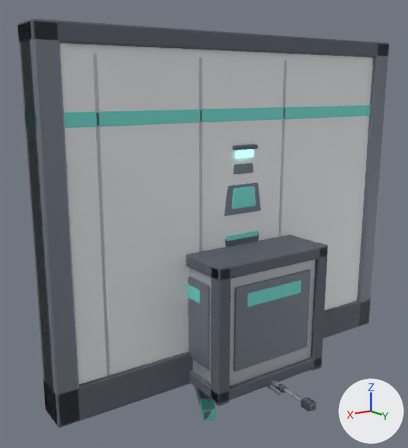
The Blender file assets/blender/assets_v2.blend as it was, and as the next commit left it.
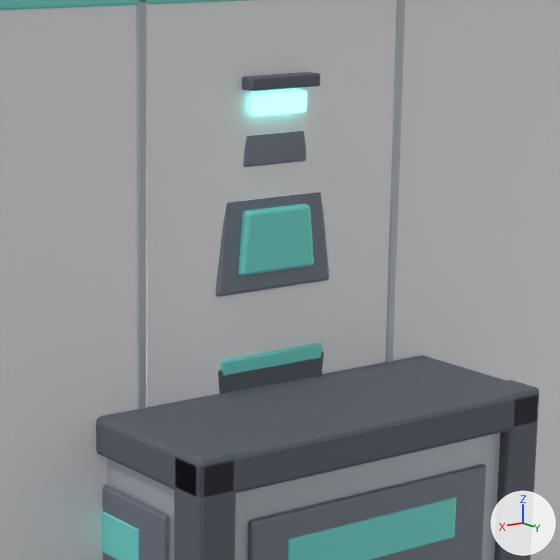
The first picture shows the older version from a 50 mm camera at (2.55, 3.33, 2.13) aimed at (0.21, -0.1, 1.14). The close-ups show the older and then the newer version on the part from 38% to 82% of the width and 27% to 67% of the height of that picture. Only the edits that show in the close-ups are written down. The lights are fixed; the arrows at lower right show +X, +Y and +Z.

The older version as bpy lines, for what is in view:
```python
me_cube_147 = bpy.data.meshes.new('Cube.147')
me_cube_147.from_pydata(...)  # 952 vertices, 918 faces; spans x -0.5..0.5, y -0.5..0.5, z -0.5..0.505
# faces by material slot: [54, 270, 378, 216]
me_cube_147.materials.append(mat_v2_light)  # light grey #cbd1d7
me_cube_147.materials.append(mat_v2_body)  # grey #838a96
me_cube_147.materials.append(mat_v2_dark)  # grey #676d77
me_cube_147.materials.append(mat_v2_teal)  # cyan #7ce4db
me_cube_164 = bpy.data.meshes.new('Cube.164')
me_cube_164.from_pydata(...)  # 504 vertices, 486 faces; spans x -1.5..1.5, y -0.13..0.13, z -1.25..1.25
# faces by material slot: [54, 108, 162, 54, 108]
me_cube_164.materials.append(mat_v2_white)  # white #eff1f4
me_cube_164.materials.append(mat_v2_dark)  # grey #676d77
me_cube_164.materials.append(mat_v2_light)  # light grey #cbd1d7
me_cube_164.materials.append(mat_v2_teal)  # cyan #7ce4db
me_cube_164.materials.append(mat_v2_body)  # grey #838a96
me_cube_188 = bpy.data.meshes.new('Cube.188')
me_cube_188.from_pydata(...)  # 1736 vertices, 1674 faces; spans x -0.31..0.31, y -0.16..0.19, z -0.97..0.77
# faces by material slot: [270, 324, 594, 432, 54]
me_cube_188.materials.append(mat_v2_dark)  # grey #676d77
me_cube_188.materials.append(mat_v2_teal)  # cyan #7ce4db
me_cube_188.materials.append(mat_v2_body)  # grey #838a96
me_cube_188.materials.append(mat_v2_black)  # dark grey #51565f
me_cube_188.materials.append(mat_v2_glow_teal)  # cyan #92f1e8, glowing cyan #72e2d8
ob_agent_mesh = bpy.data.objects.new('agent_mesh', me_cube_188)
ob_agent_mesh.location = (0.0, 0.0, 0.98)
ob_prop_crate_v2 = bpy.data.objects.new('prop_crate_v2', me_cube_147)
ob_prop_crate_v2.location = (0.0, 0.0, 0.5)
ob_prop_wall_v2 = bpy.data.objects.new('prop_wall_v2', me_cube_164)
ob_prop_wall_v2.location = (0.0, 0.0, 1.25)
```
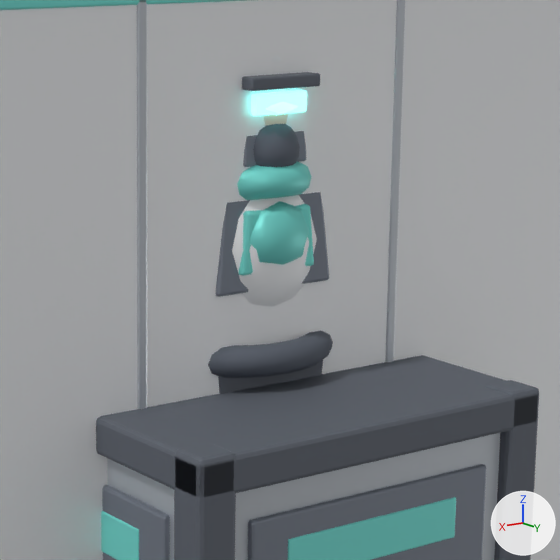
Edits to the bpy script that builds the scene:
```text
Add mat_v2_z_glow:
    mat_v2_z_glow = principled_material('v2_z_glow')
    mat_v2_z_glow.base_color = (0.373, 0.949, 0.871)  # cyan #a4f9f0
    mat_v2_z_glow.roughness = 0.35
    mat_v2_z_glow.emission_color = (0.2, 0.878, 0.8)  # cyan #7cf1e7
    mat_v2_z_glow.emission_strength = 3.0
Add mat_v2_z_hair:
    mat_v2_z_hair = principled_material('v2_z_hair')
    mat_v2_z_hair.base_color = (0.851, 0.886, 0.91)  # white #eef2f5
    mat_v2_z_hair.metallic = 0.05
    mat_v2_z_hair.roughness = 0.45
Add mat_v2_z_slate:
    mat_v2_z_slate = principled_material('v2_z_slate')
    mat_v2_z_slate.base_color = (0.184, 0.22, 0.271)  # greyish blue #77818e
    mat_v2_z_slate.metallic = 0.15
    mat_v2_z_slate.roughness = 0.65
Add mat_v2_z_skin:
    mat_v2_z_skin = principled_material('v2_z_skin')
    mat_v2_z_skin.base_color = (0.788, 0.627, 0.533)  # beige #e6cfc1
    mat_v2_z_skin.roughness = 0.65
Add mat_v2_z_teal:
    mat_v2_z_teal = principled_material('v2_z_teal')
    mat_v2_z_teal.base_color = (0.184, 0.718, 0.659)  # cyan #77dcd4
    mat_v2_z_teal.metallic = 0.25
Add mat_v2_z_white:
    mat_v2_z_white = principled_material('v2_z_white')
    mat_v2_z_white.base_color = (0.91, 0.925, 0.941)  # white #f5f6f8
    mat_v2_z_white.metallic = 0.05
    mat_v2_z_white.roughness = 0.6
Add mat_v2_z_dark:
    mat_v2_z_dark = principled_material('v2_z_dark')
    mat_v2_z_dark.base_color = (0.102, 0.118, 0.149)  # greyish blue #5a606c
    mat_v2_z_dark.metallic = 0.1
    mat_v2_z_dark.roughness = 0.8
Add me_zbody_002:
    me_zbody_002.from_pydata(...)  # 7282 vertices, 7324 faces; spans x -0.34..0.34, y -0.27..0.2, z 0.03..1.83
    me_zbody_002.polygons.foreach_set('use_smooth', [True] * 7324)
    # faces by material slot: [3160, 240, 1032, 426, 816, 546, 1104]
    me_zbody_002.materials.append(mat_v2_z_slate)  # greyish blue #77818e
    me_zbody_002.materials.append(mat_v2_z_skin)  # beige #e6cfc1
    me_zbody_002.materials.append(mat_v2_z_dark)  # greyish blue #5a606c
    me_zbody_002.materials.append(mat_v2_z_glow)  # cyan #a4f9f0, glowing cyan #7cf1e7
    me_zbody_002.materials.append(mat_v2_z_teal)  # cyan #77dcd4
    me_zbody_002.materials.append(mat_v2_z_hair)  # white #eef2f5
    me_zbody_002.materials.append(mat_v2_z_white)  # white #f5f6f8
Add ob_zephyr_mesh:
    ob_zephyr_mesh = bpy.data.objects.new('zephyr_mesh', me_zbody_002)
    ob_zephyr_mesh.location = (0.0, 0.0, 0.0)
```

What differs and where, as boxes [x1, y1, x2, y2] in the close-ups (560 x 560 px):
'zephyr_mesh', added
    after: [208, 55, 333, 378]
    faces in mat_v2_z_dark (greyish blue #5a606c): [208, 124, 333, 378]
    faces in mat_v2_z_teal (cyan #77dcd4): [237, 161, 312, 265]
    faces in mat_v2_z_white (white #f5f6f8): [232, 195, 317, 307]
    faces in mat_v2_z_glow (cyan #a4f9f0, glowing cyan #7cf1e7): [266, 102, 298, 115]
    faces in mat_v2_z_skin (beige #e6cfc1): [264, 113, 288, 126]
